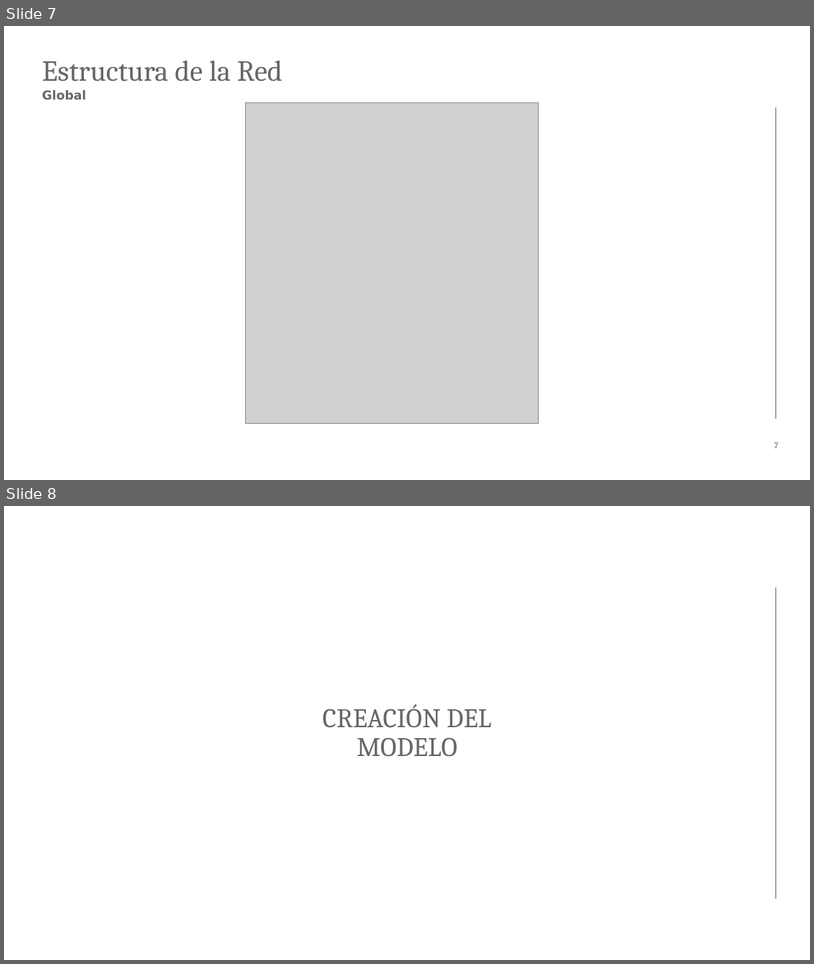
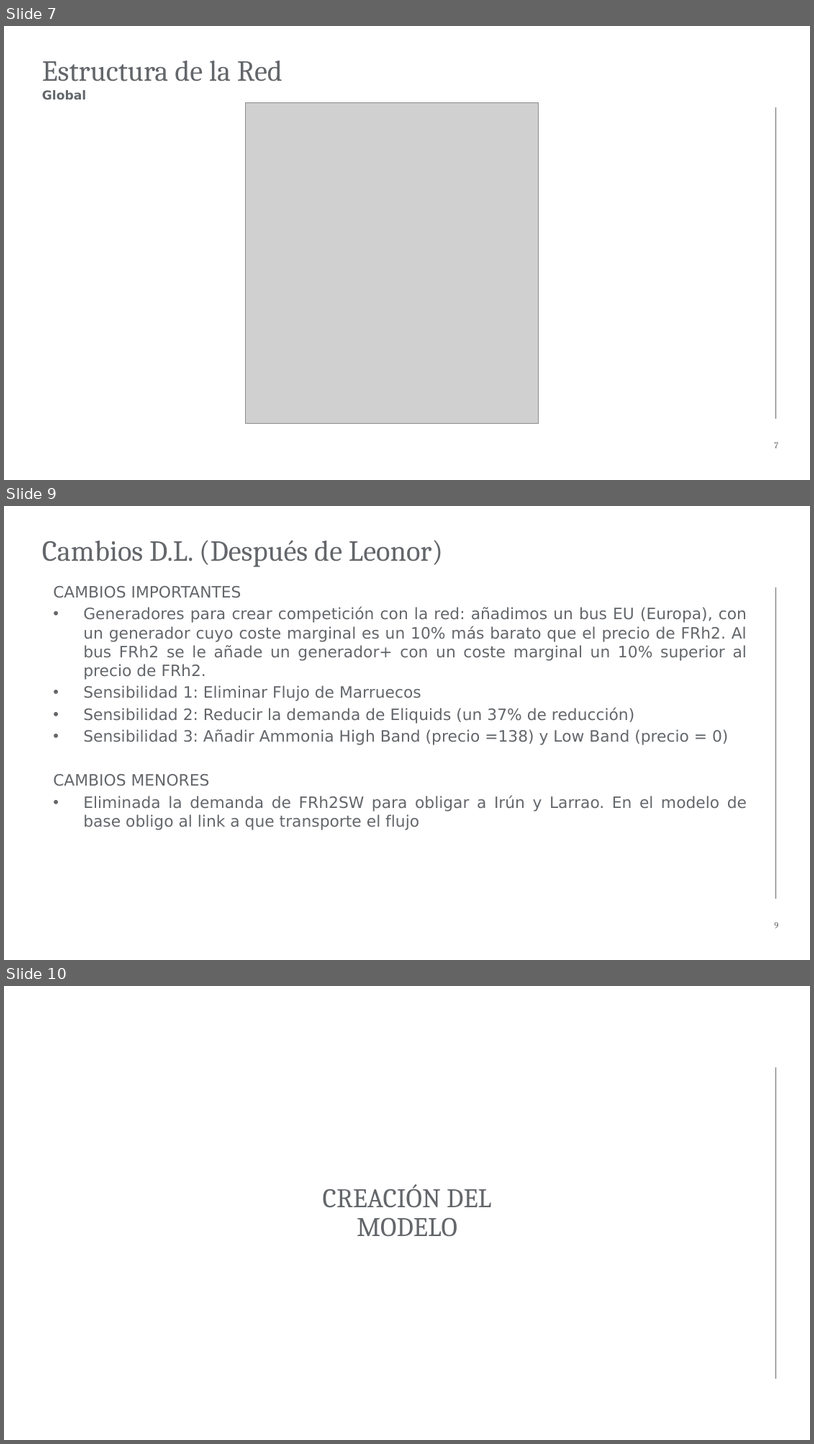
Before and after one commit to anabatres28-png/Dispatching-Project-in-PypSA, a slide deck: hojas_de_datos/presentación.pptx. Shown one above the other, each under a label of ours: slides 7 and 8 before the commit, slides 7, 9 and 10 after it; the slides between them are not shown. The pictures are 814x964 and 814x1444 pixels, drawn with LibreOffice and Linux fonts; fonts in the diff are those of the drawing; grey boxes stand for pictures; background and template pictures are left out. Boxes give left, top, right and bottom in pixels: in the first picture for what was removed or moved away, otherwise in the second. Text is boxed around its words. In the diff, an @@ line names an element or a change of style, - is before the commit and + after.

Commit message:
cambios

```diff
--- a/hojas_de_datos/presentación.pptx
+++ b/hojas_de_datos/presentación.pptx
@@ slide 9 added at box(4, 506, 810, 960), background #FFFFFF; not listed: 1 template element that a slide beside it also shows @@
@@ text added at box(42, 540, 443, 567), 26 pt, text #63666A @@
+Cambios D.L. (Después de Leonor)
@@ text added at box(53, 586, 747, 830), 14 pt, text #63666A @@
+CAMBIOS IMPORTANTES
+• Generadores para crear competición con la red: añadimos un bus EU (Europa), con un generador cuyo coste marginal es un 10% más barato que el precio de FRh2. Al bus FRh2 se le añade un generador+ con un coste marginal un 10% superior al precio de FRh2.
+• Sensibilidad 1: Eliminar Flujo de Marruecos
+• Sensibilidad 2: Reducir la demanda de Eliquids (un 37% de reducción)
+• Sensibilidad 3: Añadir Ammonia High Band (precio =138) y Low Band (precio = 0)
+CAMBIOS MENORES
+• Eliminada la demanda de FRh2SW para obligar a Irún y Larrao. En el modelo de base obligo al link a que transporte el flujo
@@ page number added at box(774, 921, 779, 928), 8 pt, text #63666A @@
+9
@@ what was slide 8 is now slide 10 @@
```
Also in this commit, not shown: 2 slides changed, 40 other slides added, 10 slides removed, 13 other files.
